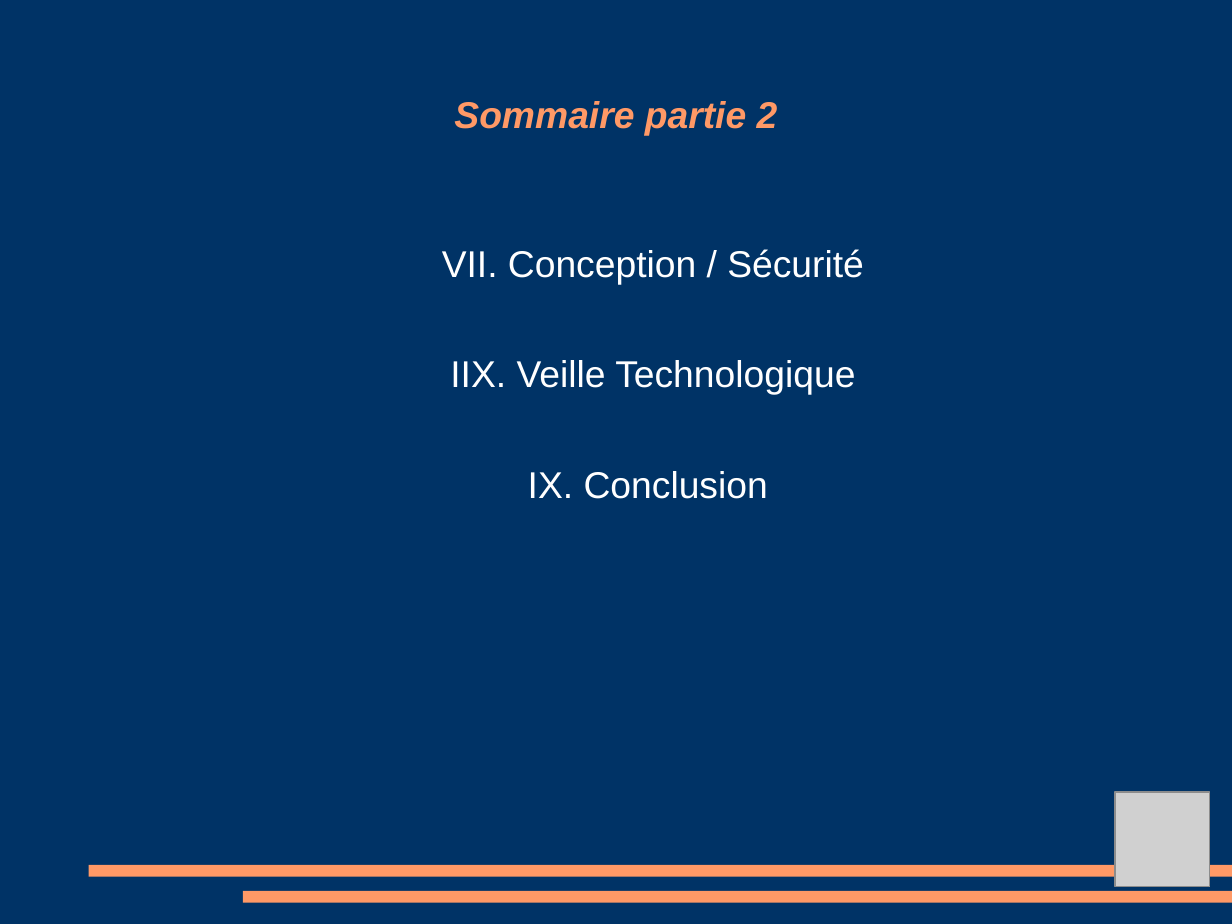
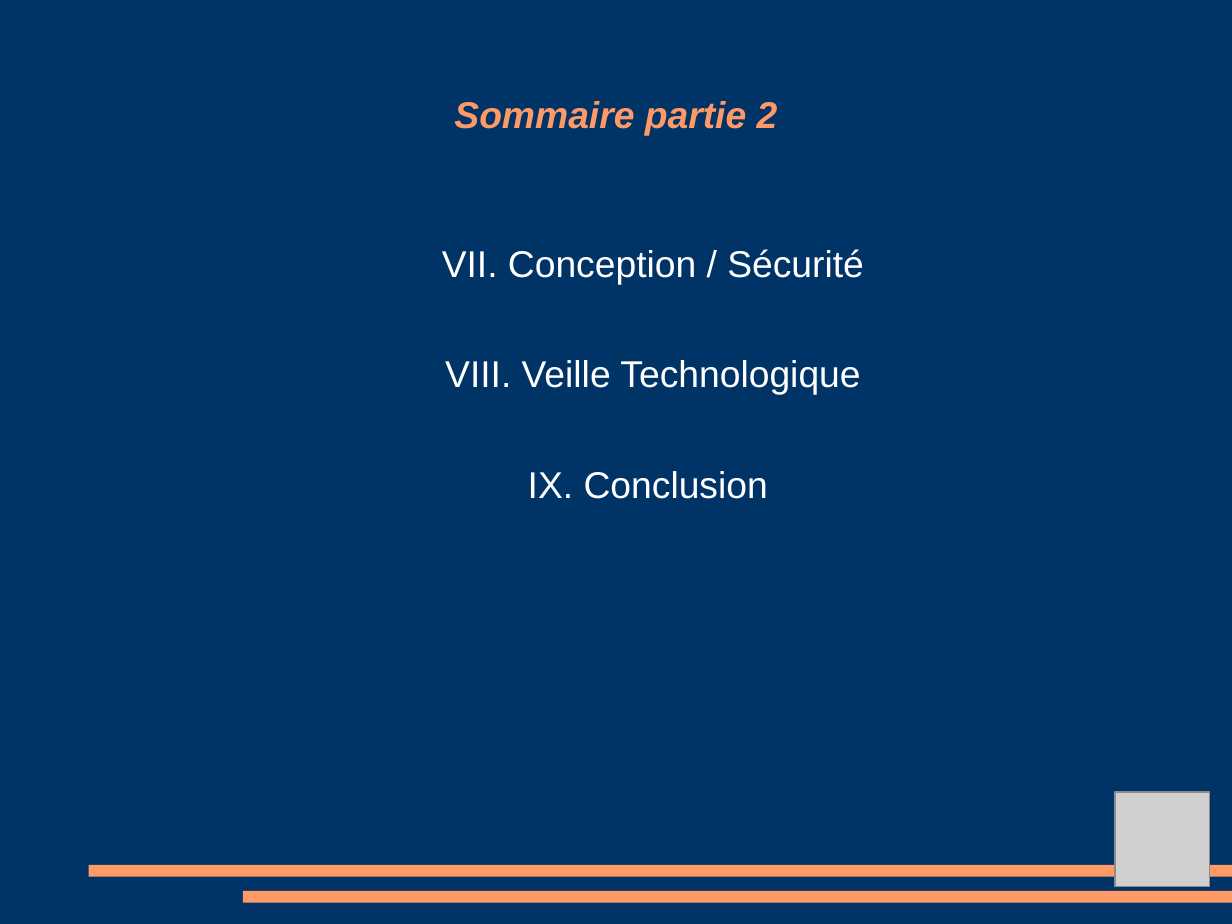
Before and after one commit to Amoun82/Librairy, a slide deck: slide 3 of Debut projet diplome/Projet Diapo.odp. Drawn at 1232x924 pixels with LibreOffice and Linux fonts; fonts in the diff are those of the drawing; grey boxes stand for pictures. Boxes give left, top, right and bottom in pixels: in the first picture for what was removed or moved away, otherwise in the second. Text is boxed around its words. In the diff, an @@ line names an element or a change of style, - is before the commit and + after.

```diff
--- a/Debut projet diplome/Projet Diapo.odp
+++ b/Debut projet diplome/Projet Diapo.odp
@@ text at [445, 360, 860, 395]: text changed @@
-IIX. Veille Technologique
+VIII. Veille Technologique
```
Also in this commit, not shown: 2 other slides changed, 5 other files.
